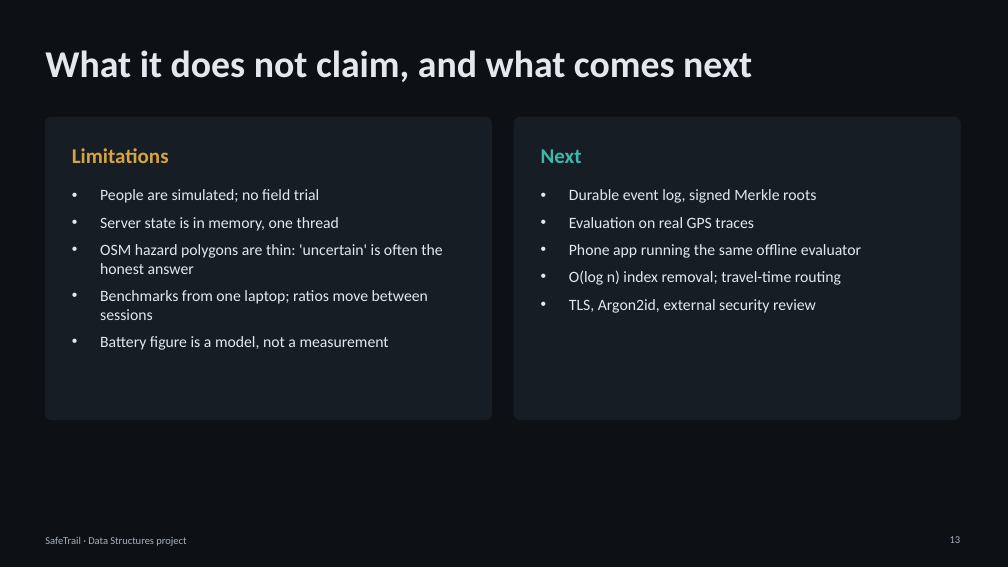
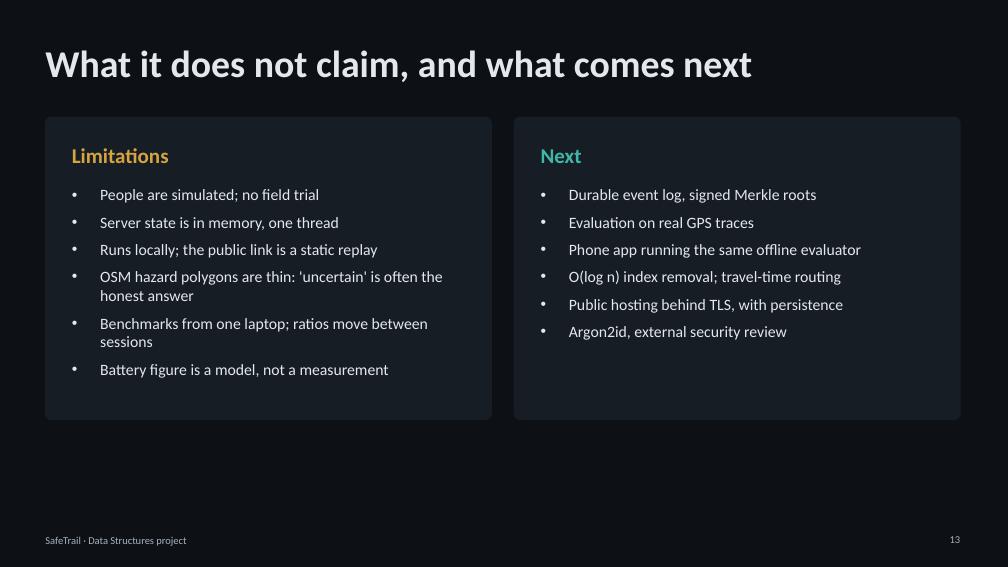
Before and after one commit to adivishall/safetrail, a slide deck: slide 13 of docs/final/SafeTrail_final_presentation.pptx. Drawn at 1008x567 pixels with LibreOffice and Linux fonts; fonts in the diff are those of the drawing. Boxes give left, top, right and bottom in pixels: in the first picture for what was removed or moved away, otherwise in the second. Text is boxed around its words. In the diff, an @@ line names an element or a change of style, - is before the commit and + after.

Commit message:
docs/final deck rebuilt: 30 e2e checks, local-only limitation, corrected closing line

```diff
--- a/docs/final/SafeTrail_final_presentation.pptx
+++ b/docs/final/SafeTrail_final_presentation.pptx
@@ text at bbox=[100, 244, 377, 258]: paragraph added @@
+• Runs locally; the public link is a static replay
@@ text at bbox=[569, 299, 843, 340]: text changed @@
-• TLS, Argon2id, external security review
+• Public hosting behind TLS, with persistence
+• Argon2id, external security review
```
Also in this commit, not shown: 2 other slides changed.
